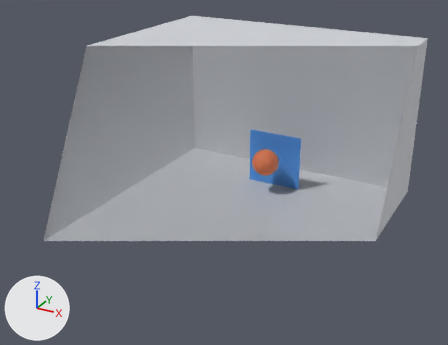
An edit to the glTF model examples/assets/ClothTear.glb, drawn before and after from the same camera.
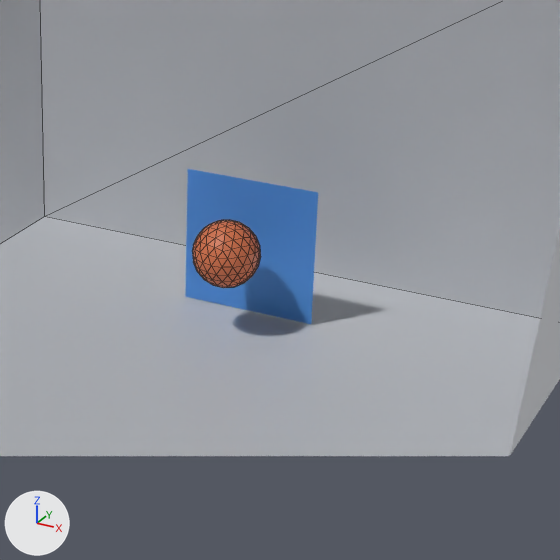
Each version is shown whole from a camera (50 mm lens) standing at (8.54, -19.36, 9.72) and looking at (-0.25, -3.38, 1.72), then close up on the part from 40% to 88% of the width and 18% to 82% of the height. The axes (+X, +Y, +Z) are drawn at lower left. The lights are the same throughout. The first two pictures are the older version. The close-ups show mesh edges as thin lines. Everything nearer to the camera than a plane just in front of the edit is cut away. Where no turn or scale is listed for an object, it has been applied to the vertices.

The older version as bpy lines, for what is in view:
```python
me_plane_003 = bpy.data.meshes.new('Plane.003')
me_plane_003.from_pydata(...)  # a box spanning x -4.53..4.53, y -4.53..4.53, z 0.0..5.57
me_plane_003.materials.append(mat_pmexportmaterial0)  # light grey #d7dadf
me_plane_004 = bpy.data.meshes.new('Plane.004')
me_plane_004.from_pydata(...)  # an icosphere of 320 faces spanning x -0.48..0.468, y -0.263..0.685, z 0.458..1.406
me_plane_004.materials.append(mat_pmexportmaterial1)  # orange #f68659
me_plane_005 = bpy.data.meshes.new('Plane.005')
me_plane_005.from_pydata(...)  # 1089 vertices, 2048 faces; spans x -1.94..0.06, y 0.0, z 0.0..2.0
me_plane_005.materials.append(mat_pmexportmaterial0_001)  # blue #59a2f6
ob_plane_003 = bpy.data.objects.new('Plane.003', me_plane_003)
ob_plane_003.location = (0.0, -2.72, -0.02)
ob_plane_004 = bpy.data.objects.new('Plane.004', me_plane_004)
ob_plane_004.location = (0.0, -0.97, 0.23)
ob_plane_005 = bpy.data.objects.new('Plane.005', me_plane_005)
ob_plane_005.location = (0.94, 0.0, 0.0)
```
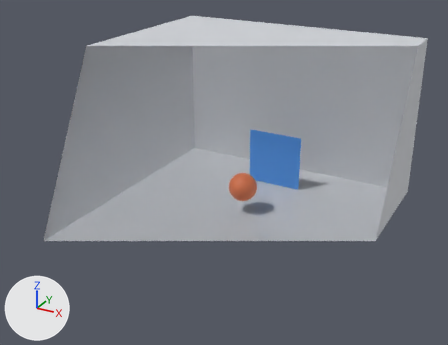
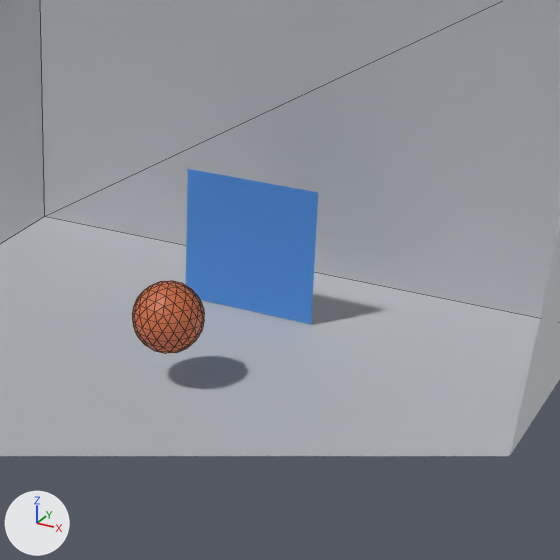
Patch to the scene script:
```diff
--- a/examples/assets/ClothTear.glb.py
+++ b/examples/assets/ClothTear.glb.py
@@ ob_plane_004 @@
 ob_plane_004 = bpy.data.objects.new('Plane.004', me_plane_004)
-ob_plane_004.location = (0.0, -0.97, 0.23)
+ob_plane_004.location = (0.0, -2.72, -0.02)
```

Pixel boxes (x1, y1, x2, y2) of what changed, in the close-ups (560 x 560 px):
'Plane.004', moved: before (192, 220, 261, 288); after (132, 281, 204, 353)
